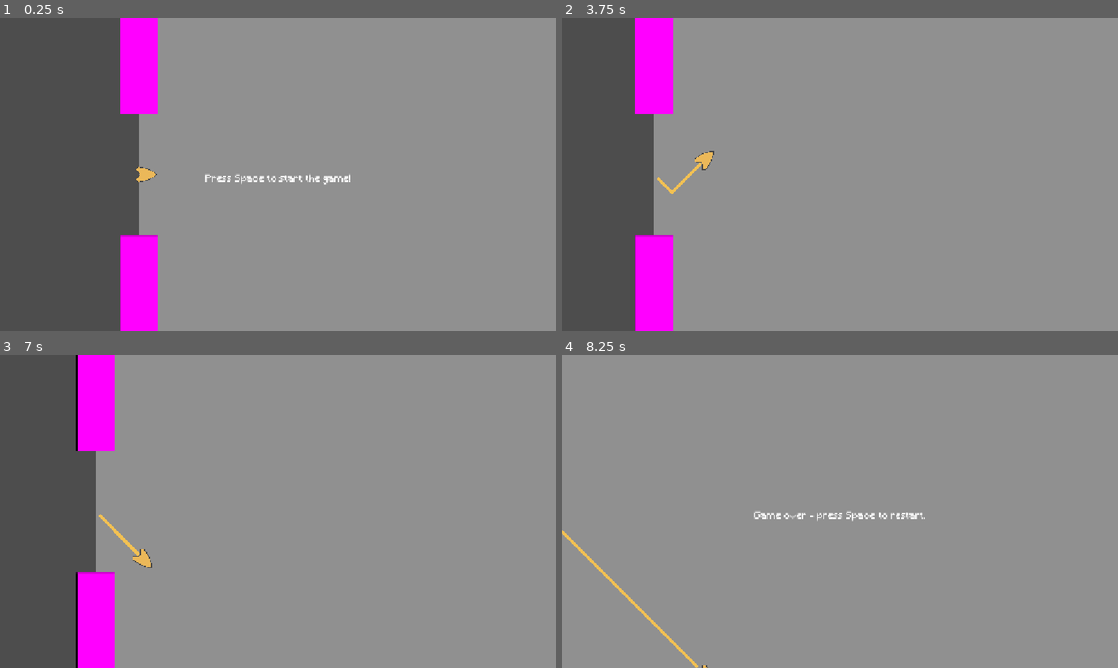
Above: before the commit, frames 1-4 (two rows, left to right).
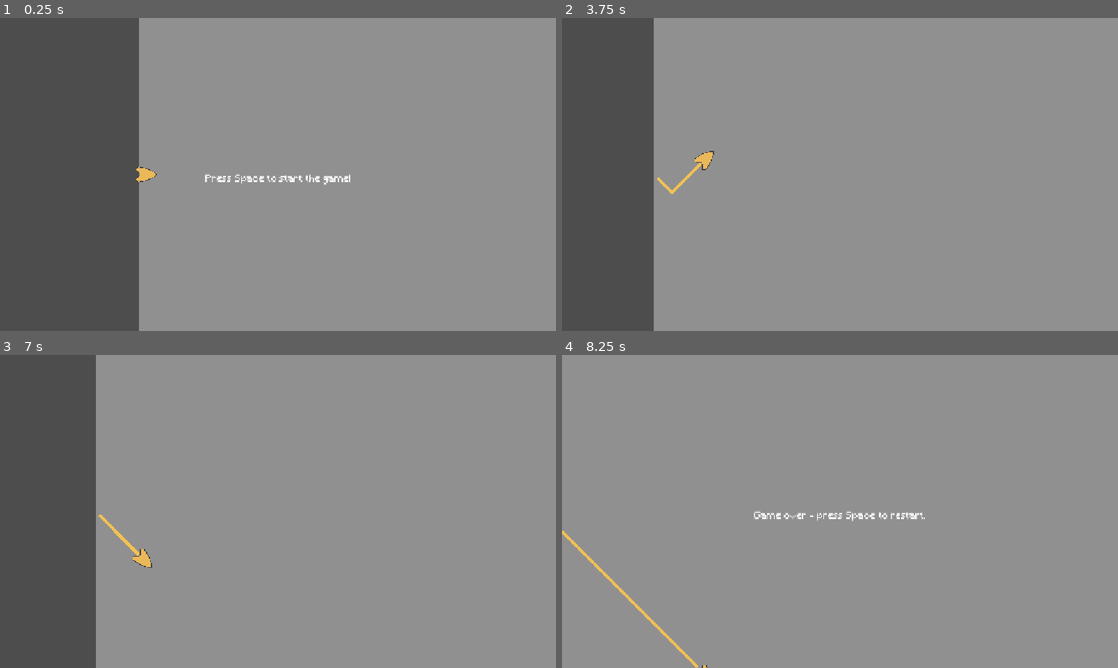
Above: after the commit, the same moments.

Repository: ArifD2286/Wave-Runner
Game: Godot game, scene res://game.tscn
Same seed, same stepped clock (60 frames per second), same inputs: the game is played once before the commit and once after it.
Inputs (mouse positions are in pixels of both pictures, inside the frame that each line leads up to):
- Up to frame 1 (0.25 s): no input
- Up to frame 2 (3.75 s): tap Space at 0.5, 2, 2.75, 3.5, 3.6 s; move the mouse to (962, 158) at 0.52 s; hold Right 0.53-1.25 s; tap Alt at 0.6 s; click (962, 158) at 0.67 s; tap Enter (ui_accept) at 0.77 s; drag from (728, 190) to (812, 237) at 1.27 s; move the mouse to (895, 105) at 2.02 s; hold Right 2.03-2.75 s; tap 1 at 2.1 s; drag from (812, 237) to (673, 127) at 2.77 s; move the mouse to (1006, 221) at 3.52 s; hold Left from 3.53 s (still down)
- Up to frame 3 (7 s): tap Enter (ui_accept) at 3.77, 6.77 s; release Left at 4.25 s; drag from (111, 464) to (194, 433) at 4.27 s; tap Space at 5, 5.75 s; move the mouse to (305, 511) at 5.02 s; hold Down 5.03-5.75 s; tap G at 5.1 s; click (305, 511) at 5.17 s; drag from (194, 433) to (166, 527) at 5.77 s; move the mouse to (400, 495) at 6.52 s; hold Up from 6.53 s (still down); tap Alt at 6.6 s
- Up to frame 4 (8.25 s): release Up at 7.25 s; drag from (728, 527) to (812, 574) at 7.27 s; move the mouse to (895, 442) at 8.02 s; hold Down from 8.03 s (still down); tap 1 at 8.1 s

The runs differ from the first frame. In frame 1, 4.1% of the frame differs, in the area x 21-29%, y 0-100%; in frame 2, 4.2%; in frame 3, 4.3%, in the area x 13-21%, y 0-100%; in frame 4, nothing differs.

Commit message:
Update 3.2 (minor changes)
Changes:
- Added progress on obstacle mechanics (small progress only)

Diff:
--- a/wave-runner/game.gd
+++ b/wave-runner/game.gd
@@ -5,10 +5,20 @@
 
 @onready var start_label: Label = $CanvasLayer/Label
 @onready var end_label: Label = $CanvasLayer/Label2
+@onready var player: CharacterBody2D = $CharacterBody2D
+@export var wall_scene: PackedScene
+@export var spacing: float = 500.0
+@export var spawn_dist: float = 1500.0
+@export var despawn_dist: float = 800.0
+@export var max_gap_shift: float = 200.0
+@export var min_gap_y: float = 160.0
+@export var max_gap_y: float = 488.0
+var next_spawn_x: float
+var last_gap_y: float = 324.0
+var walls: Array = []
 var game_playing: bool = false
 var restart: bool = false
 var game_over: bool = false
-
 
 
 func _ready() -> void:
--- a/wave-runner/game.tscn
+++ b/wave-runner/game.tscn
@@ -13,6 +13,7 @@
 
 [node name="Node2D" type="Node2D" unique_id=2034591133]
 script = ExtResource("1_fc0e3")
+wall_scene = ExtResource("6_ryrav")
 
 [node name="ColorRect" type="ColorRect" parent="." unique_id=1452230354]
 offset_right = 2304.0
@@ -68,6 +69,3 @@
 theme_override_fonts/font = ExtResource("5_7jktm")
 theme_override_font_sizes/font_size = 20
 text = "Game over - press Space to restart."
-
-[node name="Node2D" parent="." unique_id=38477929 instance=ExtResource("6_ryrav")]
-position = Vector2(0, 324)
